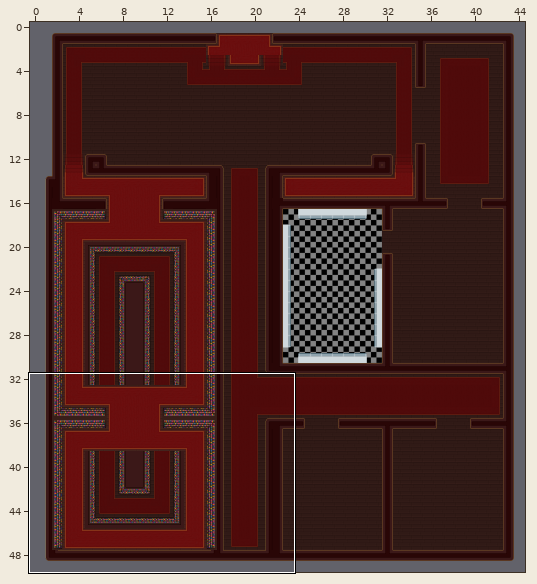
Tiled map -- assets/Maps/MansionMap.tmx. The first picture is a wide view before the edit; the outline marks the close-up.
Close-up. Old version:
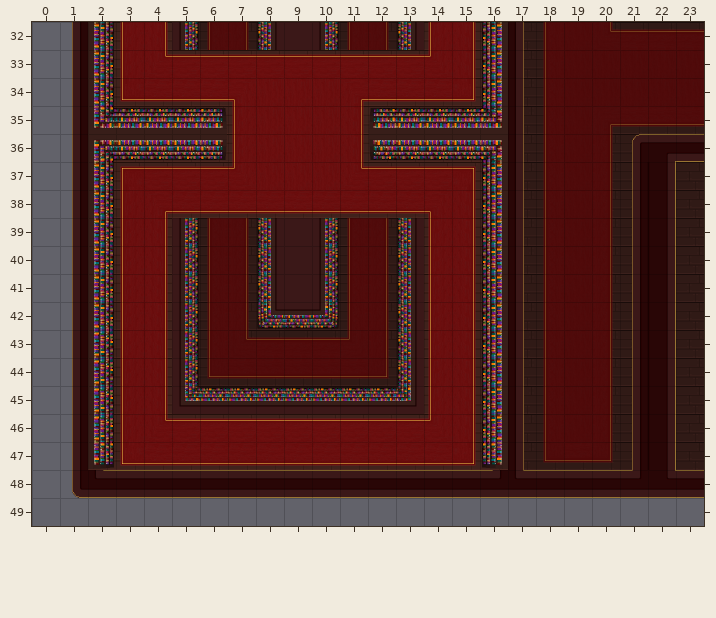
Cells are 64x64 px. Shown: x 0..23, y 32..49. The commit also changed other parts of the map, which this record leaves out. The old version is drawn lined up with the new one.
Once edited:
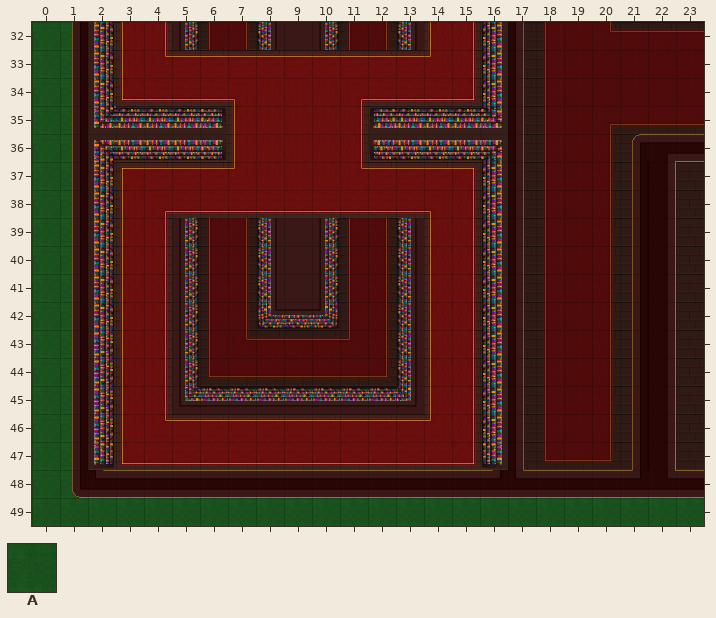
Key: from "Grass": A 0 "grass01".
_ is an empty cell.
Diff:
map size 43x48 -> 45x50 cells (old content now starts at 1,1; both pictures use the new coordinates)
Layer "ground":
Tile A is added in rows 32 to 48 at x 1.
Layer "walls":
Tile A is added in rows 32 to 48 at x 0; in row 49 at x 0 to 23.
